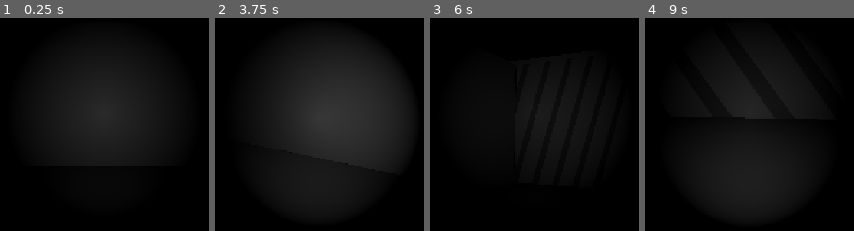
Above: before the commit, frames 1-4 (left to right).
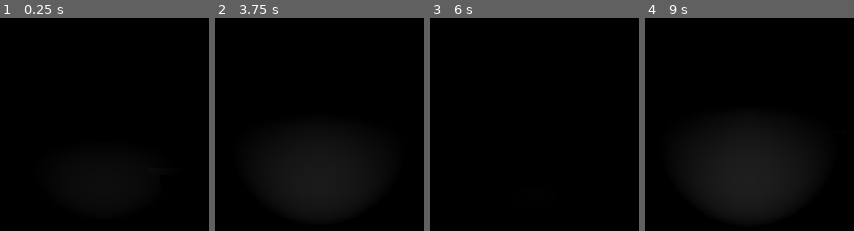
Above: after the commit, the same moments.

Repository: rigapide/What-Rises-At-Night
Game: Godot game, scene res://map/Main_Scene.tscn
Two runs of this game, one before a commit and one after it. Both use one fixed random seed, a clock stepped at 60 frames per second and the inputs below.
Inputs (mouse positions are in pixels of both pictures, inside the frame that each line leads up to):
- Up to frame 1 (0.25 s): no input
- Up to frame 2 (3.75 s): tap Enter (ui_accept) at 0.5, 0.77, 1.25, 1.52, 2, 2.75, 3.02, 3.5 s; move the mouse to (363, 105) at 0.52 s; tap A (a) at 0.6, 2.3 s; tap D (d) at 0.8, 1.35, 3.05 s; move the mouse to (279, 109) at 1.27 s; tap S (s) at 1.55, 2.1 s; move the mouse to (338, 101) at 2.02 s; move the mouse to (309, 115) at 2.77 s; tap Mouse wheel down (ScrollDown) at 2.85 s; move the mouse to (378, 113) at 3.52 s; tap Mouse wheel up (ScrollUp) at 3.6 s
- Up to frame 3 (6 s): tap Enter (ui_accept) at 3.77, 4.25, 4.52 s; tap S (s) at 3.8 s; move the mouse to (473, 103) at 4.27 s; tap A (a) at 4.35 s; move the mouse to (544, 107) at 5.02 s; tap D (d) at 5.1 s; move the mouse to (503, 98) at 5.77 s; right-click (503, 98) at 5.85 s
- Up to frame 4 (9 s): tap Enter (ui_accept) at 6.02, 6.77, 7.52 s; tap S (s) at 6.05, 6.6, 8.3 s; move the mouse to (793, 105) at 6.52 s; tap A (a) at 6.8, 8.85 s; move the mouse to (709, 109) at 7.27 s; tap Shift (shift) at 7.35 s; tap D (d) at 7.55 s; move the mouse to (768, 101) at 8.02 s; tap W (w) at 8.1 s; move the mouse to (739, 115) at 8.77 s

The runs differ from the first frame. In frame 1, 14% of the frame differs, in the area x 27-73%, y 22-62%; in frame 2, 25%, in the area x 26-91%, y 13-64%; in frame 3, 1.1%; in frame 4, 4.4%.

Commit message:
added ceiling for top floor/ floor of attic

Diff:
--- a/what-rises-at-night-/map/Main_Scene.tscn
+++ b/what-rises-at-night-/map/Main_Scene.tscn
@@ -25,7 +25,7 @@
 transform = Transform3D(1, 0, 0, 0, 1, 0, 0, 0, 1, 0, 0, -271.78302)
 
 [node name="player" parent="." unique_id=1332932682 instance=ExtResource("2_eu055")]
-transform = Transform3D(7, 0, 0, 0, 7, 0, 0, 0, 7, 20.197569, 10.306566, -2.1708355)
+transform = Transform3D(7, 0, 0, 0, 7, 0, 0, 0, 7, 75.721466, 32.50211, 84.8768)
 
 [node name="MeshInstance3D" parent="." unique_id=1752869269 instance=ExtResource("3_628wc")]
 transform = Transform3D(1, 0, 0, 0, 1, 0, 0, 0, 1, 0, 4.728145, 6.512904)
--- a/what-rises-at-night-/map/the house .tscn
+++ b/what-rises-at-night-/map/the house .tscn
@@ -846,15 +846,24 @@
 [sub_resource type="BoxMesh" id="BoxMesh_lq45t"]
 resource_local_to_scene = true
 size = Vector3(15, 1, 27)
-
-[sub_resource type="BoxMesh" id="BoxMesh_6rob7"]
-size = Vector3(46, 1, 106)
 
 [sub_resource type="BoxMesh" id="BoxMesh_tf1j8"]
 size = Vector3(124, 1, 66)
 
+[sub_resource type="BoxMesh" id="BoxMesh_0h0dg"]
+size = Vector3(46, 1, 107)
+
 [sub_resource type="BoxMesh" id="BoxMesh_1wl02"]
 size = Vector3(124, 1, 68)
+
+[sub_resource type="BoxMesh" id="BoxMesh_6dsol"]
+size = Vector3(113, 1, 11)
+
+[sub_resource type="BoxMesh" id="BoxMesh_4sgbh"]
+size = Vector3(102, 1, 15)
+
+[sub_resource type="BoxMesh" id="BoxMesh_naelv"]
+size = Vector3(51, 1, 57)
 
 [node name="THE HOUSE" type="Node3D" unique_id=671822904]
 
@@ -2193,14 +2202,36 @@
 
 [node name="The Attic" type="Node3D" parent="." unique_id=403540564]
 
-[node name="floor1" type="MeshInstance3D" parent="The Attic" unique_id=1351978026]
-transform = Transform3D(1, 0, 0, 0, 1, 0, 0, 0, 1, 93, 19, 94)
-mesh = SubResource("BoxMesh_6rob7")
-
 [node name="floor2" type="MeshInstance3D" parent="The Attic" unique_id=8983602]
 transform = Transform3D(1, 0, 0, 0, 1, 0, 0, 0, 1, 8, 19, 73.5)
 mesh = SubResource("BoxMesh_tf1j8")
 
+[node name="floor1" type="MeshInstance3D" parent="The Attic" unique_id=809892223]
+transform = Transform3D(1, 0, 0, 0, 1, 0, 0, 0, 1, 93, 19, 94)
+mesh = SubResource("BoxMesh_0h0dg")
+
 [node name="floor3" type="MeshInstance3D" parent="The Attic" unique_id=252687895]
 transform = Transform3D(1, 0, 0, 0, 1, 0, 0, 0, 1, 8, 19, 151.5)
 mesh = SubResource("BoxMesh_1wl02")
+
+[node name="floor4" type="MeshInstance3D" parent="The Attic" unique_id=332006435]
+transform = Transform3D(1, 0, 0, 0, 1, 0, 0, 0, 1, 2.5, 19, 112)
+mesh = SubResource("BoxMesh_6dsol")
+
+[node name="floor5" type="MeshInstance3D" parent="The Attic" unique_id=1382356176]
+transform = Transform3D(1, 0, 0, 0, 1, 0, 0, 0, 1, -3, 19, 33)
+mesh = SubResource("BoxMesh_4sgbh")
+
+[node name="floor6" type="MeshInstance3D" parent="The Attic" unique_id=767335576]
+transform = Transform3D(1, 0, 0, 0, 1, 0, 0, 0, 1, 22.5, 19, -3)
+mesh = SubResource("BoxMesh_naelv")
+
+[node name="StaticBody3D" type="StaticBody3D" parent="The Attic" unique_id=381781750]
+
+[node name="floor 1" type="CollisionPolygon3D" parent="The Attic/StaticBody3D" unique_id=2051140877]
+transform = Transform3D(1, 0, 0, 0, -4.371139e-08, 1, 0, -1, -4.371139e-08, 0, 19.027931, 145)
+polygon = PackedVector2Array(-54.045338, -40.766144, 70.017204, -40.54367, 69.880005, 27.51313, 59.019897, 27.505585, 59.016926, 38.50099, 70.00361, 38.500916, 68.89308, 104.50966, 48.000748, 104.49949, 48.00937, 176.49826, -3.0009236, 176.50073, -3.0336967, 119.555, -54.02541, 119.51846)
+
+[node name="floor 2" type="CollisionPolygon3D" parent="The Attic/StaticBody3D" unique_id=66314433]
+transform = Transform3D(1, 0, 0, 0, -4.371139e-08, 1, 0, -1, -4.371139e-08, 113.59955, 19.079546, 109)
+polygon = PackedVector2Array(2.4178467, 68.509094, -44.703278, 68.52811, -43.577835, -38.514664, 2.4427338, -38.457306)
